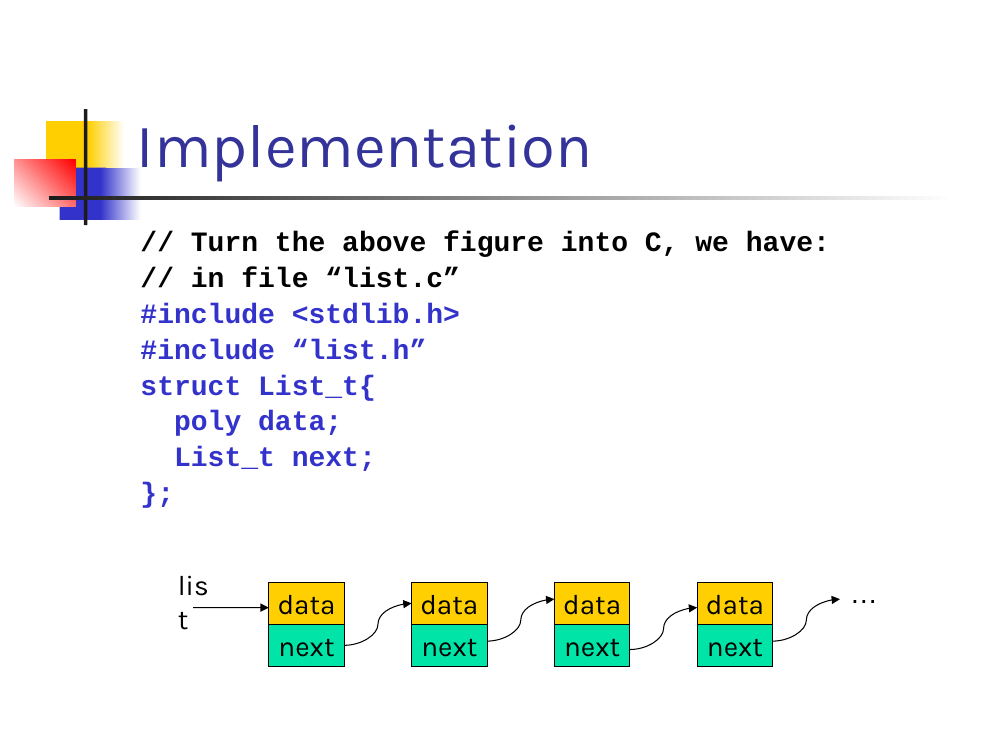
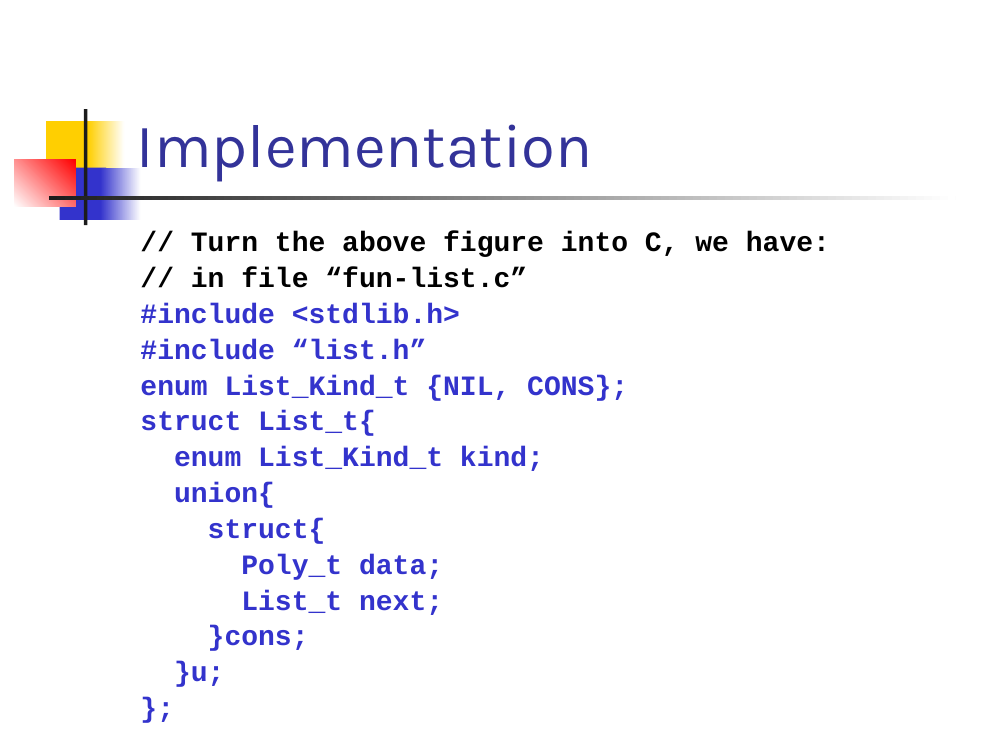
Before and after one commit to csslab-ustc/csslab-ustc.github.io, a slide deck: slide 7 of courses/sysprog/slides/lec13-funList.pptx. Drawn at 1008x756 pixels with LibreOffice and Linux fonts; fonts in the diff are those of the drawing. Boxes give left, top, right and bottom in pixels: in the first picture for what was removed or moved away, otherwise in the second. Text is boxed around its words. In the diff, an @@ line names an element or a change of style, - is before the commit and + after.

```diff
--- a/courses/sysprog/slides/lec13-funList.pptx
+++ b/courses/sysprog/slides/lec13-funList.pptx
@@ text at <box>191,267,527,288</box>: text changed @@
-// in file “list.c”
+// in file “fun-list.c”
@@ text at <box>140,375,628,401</box>: paragraph added @@
+enum List_Kind_t {NIL, CONS};
@@ text at <box>174,446,544,580</box>: text changed @@
-poly data;
+enum List_Kind_t kind;
+union{
+struct{
+Poly_t data;
@@ group removed at <box>194,375,915,666</box>: 8 rectangles, 4 curved arrows, 2 texts, 1 arrow @@
-data
-next
-data
-next
-data
-next
-data
-next
-list
-…
@@ text at <box>174,626,309,687</box>: paragraphs added @@
+}cons;
+}u;
```
Also in this commit, not shown: 7 other slides changed.
